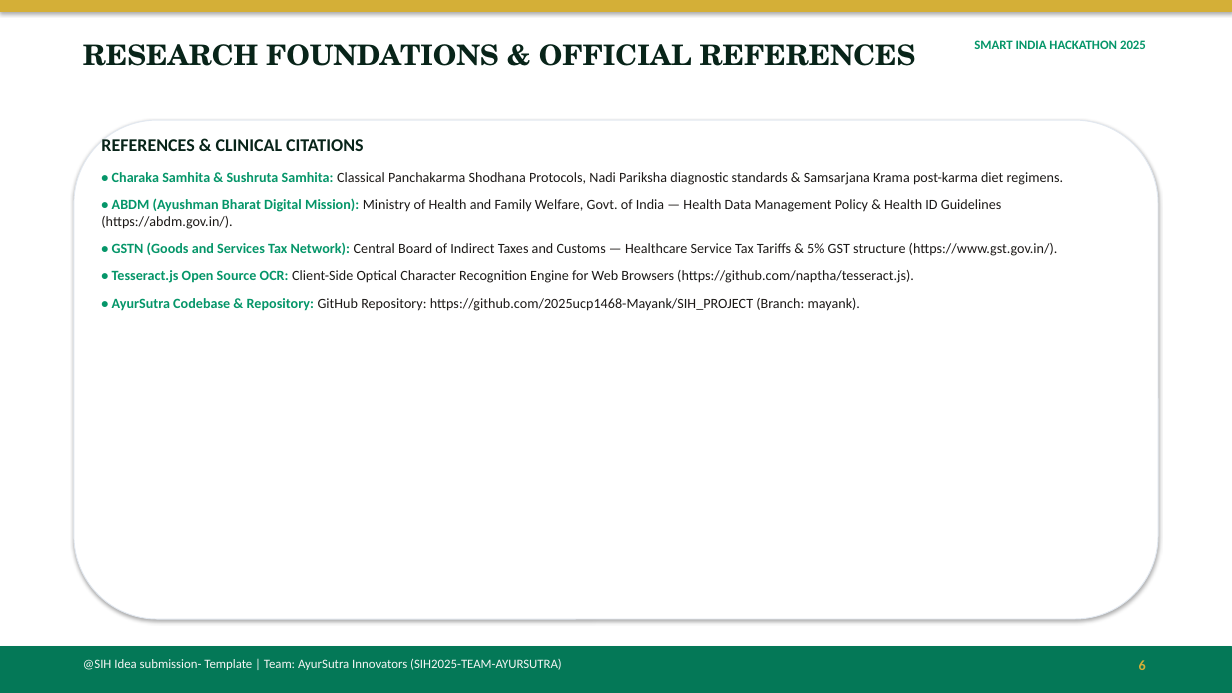
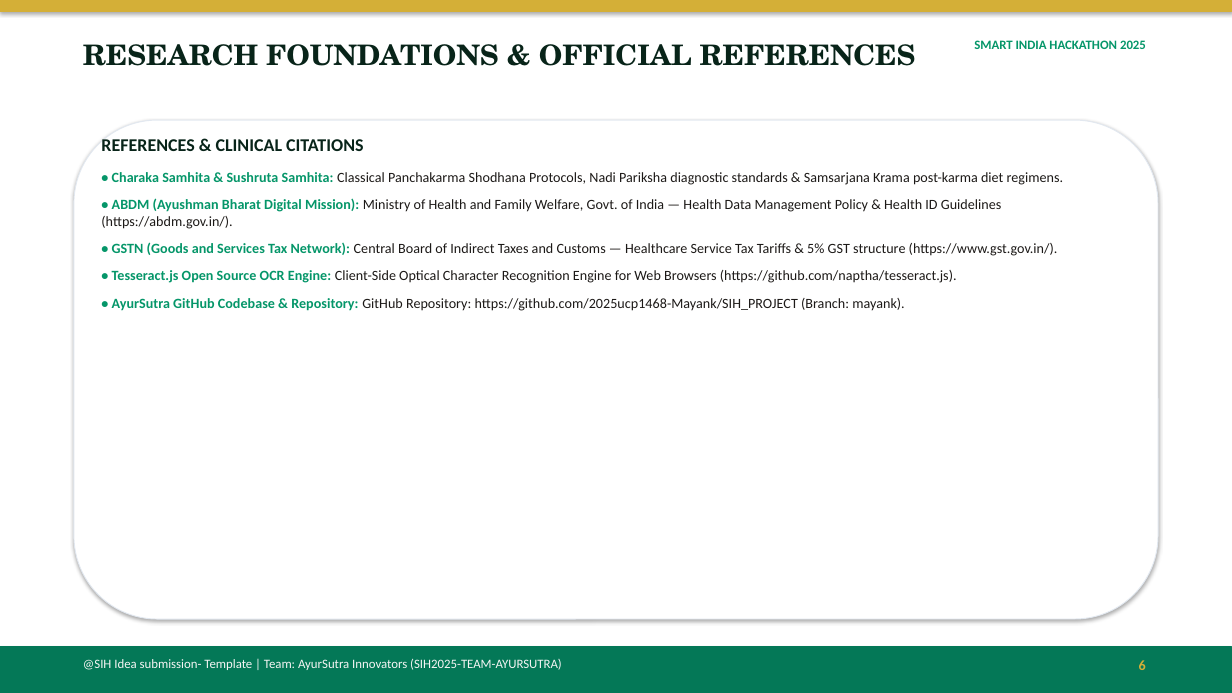
Before and after one commit to 2025ucp1468-Mayank/SIH_PROJECT, a slide deck: slide 6 of SIH_ppt.ppt. Drawn at 1232x693 pixels with LibreOffice and Linux fonts; fonts in the diff are those of the drawing. Boxes give left, top, right and bottom in pixels: in the first picture for what was removed or moved away, otherwise in the second. Text is boxed around its words. In the diff, an @@ line names an element or a change of style, - is before the commit and + after.

```diff
--- a/SIH_ppt.ppt
+++ b/SIH_ppt.ppt
@@ text at <box>112,270,957,311</box>: text changed @@
-• Tesseract.js Open Source OCR: Client-Side Optical Character Recognition Engine for Web Browsers (https://github.com/naptha/tesseract.js).
-• AyurSutra Codebase & Repository: GitHub Repository: https://github.com/2025ucp1468-Mayank/SIH_PROJECT (Branch: mayank).
+• Tesseract.js Open Source OCR Engine: Client-Side Optical Character Recognition Engine for Web Browsers (https://github.com/naptha/tesseract.js).
+• AyurSutra GitHub Codebase & Repository: GitHub Repository: https://github.com/2025ucp1468-Mayank/SIH_PROJECT (Branch: mayank).
```
Also in this commit, not shown: 5 other slides changed, 5 other files.
